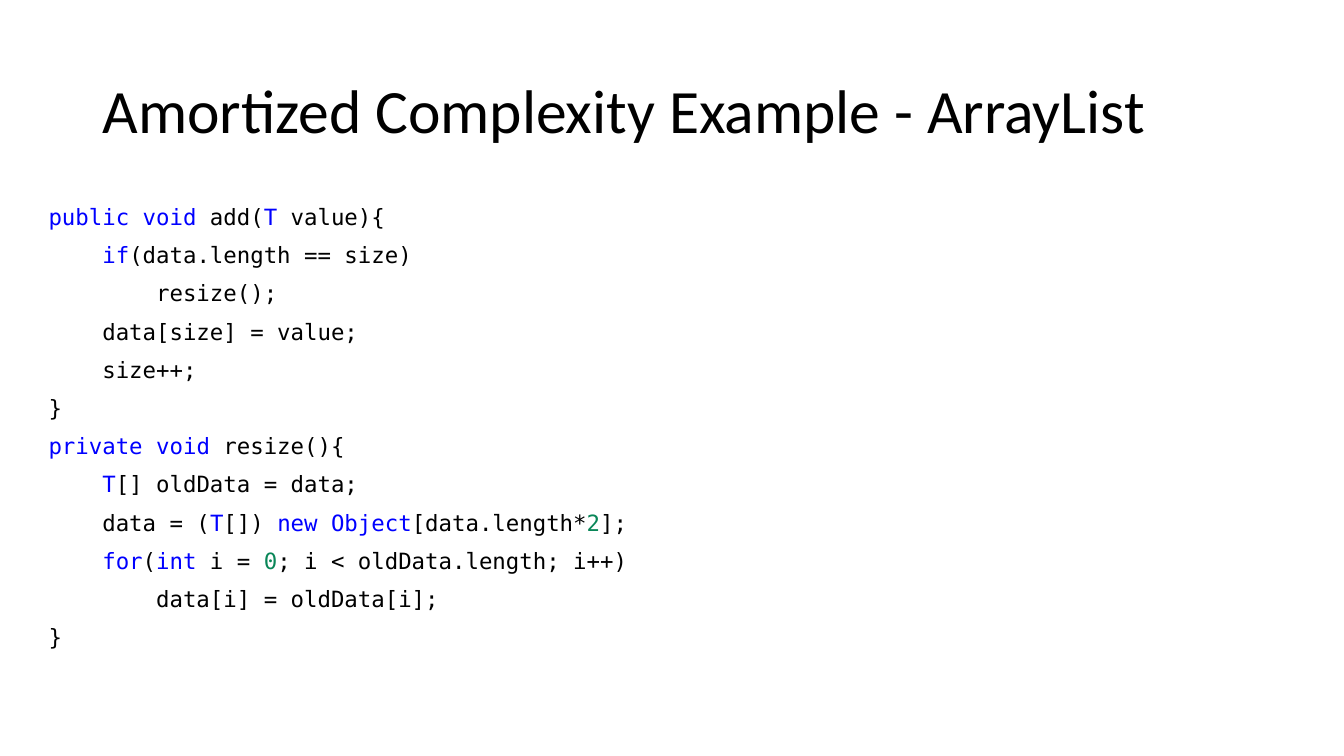
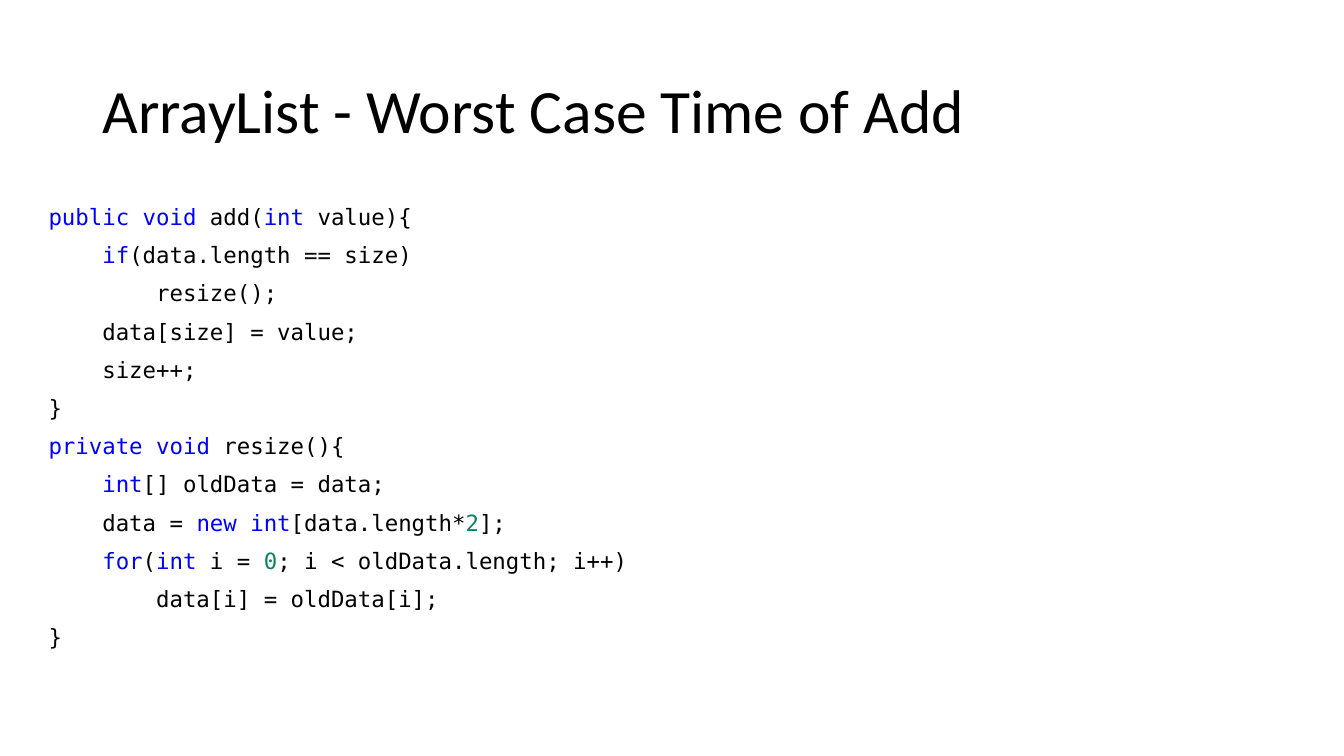
Before and after one commit to natebrunelle/cse332, a slide deck: slide 11 of markdown/files/slides/lecture3_analysis2.pptx. Drawn at 1344x756 pixels with LibreOffice and Linux fonts; fonts in the diff are those of the drawing; grey boxes stand for pictures. Boxes give left, top, right and bottom in pixels: in the first picture for what was removed or moved away, otherwise in the second. Text is boxed around its words. In the diff, an @@ line names an element or a change of style, - is before the commit and + after.

```diff
--- a/markdown/files/slides/lecture3_analysis2.pptx
+++ b/markdown/files/slides/lecture3_analysis2.pptx
@@ title at (102,90,964,143): text changed @@
-Amortized Complexity Example - ArrayList
+ArrayList - Worst Case Time of Add
@@ text at (49,208,412,230): text changed @@
-public void add(T value){
+public void add(int value){
@@ text at (102,475,506,536): text changed @@
-T[] oldData = data;
-data = (T[]) new Object[data.length*2];
+int[] oldData = data;
+data = new int[data.length*2];
```
Also in this commit, not shown: 14 other slides changed, 5 slides added, 2 slides removed, 8 other files.
